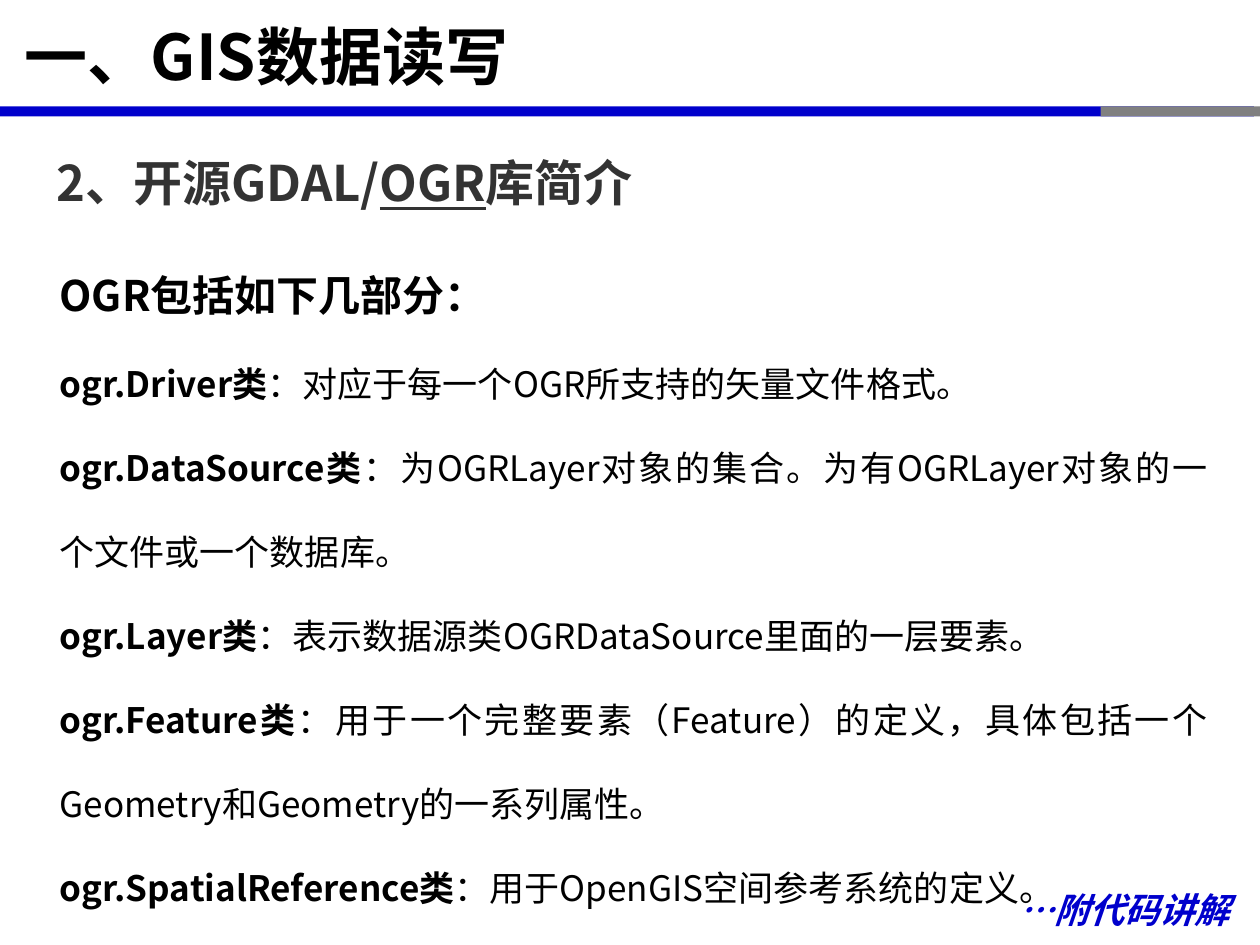
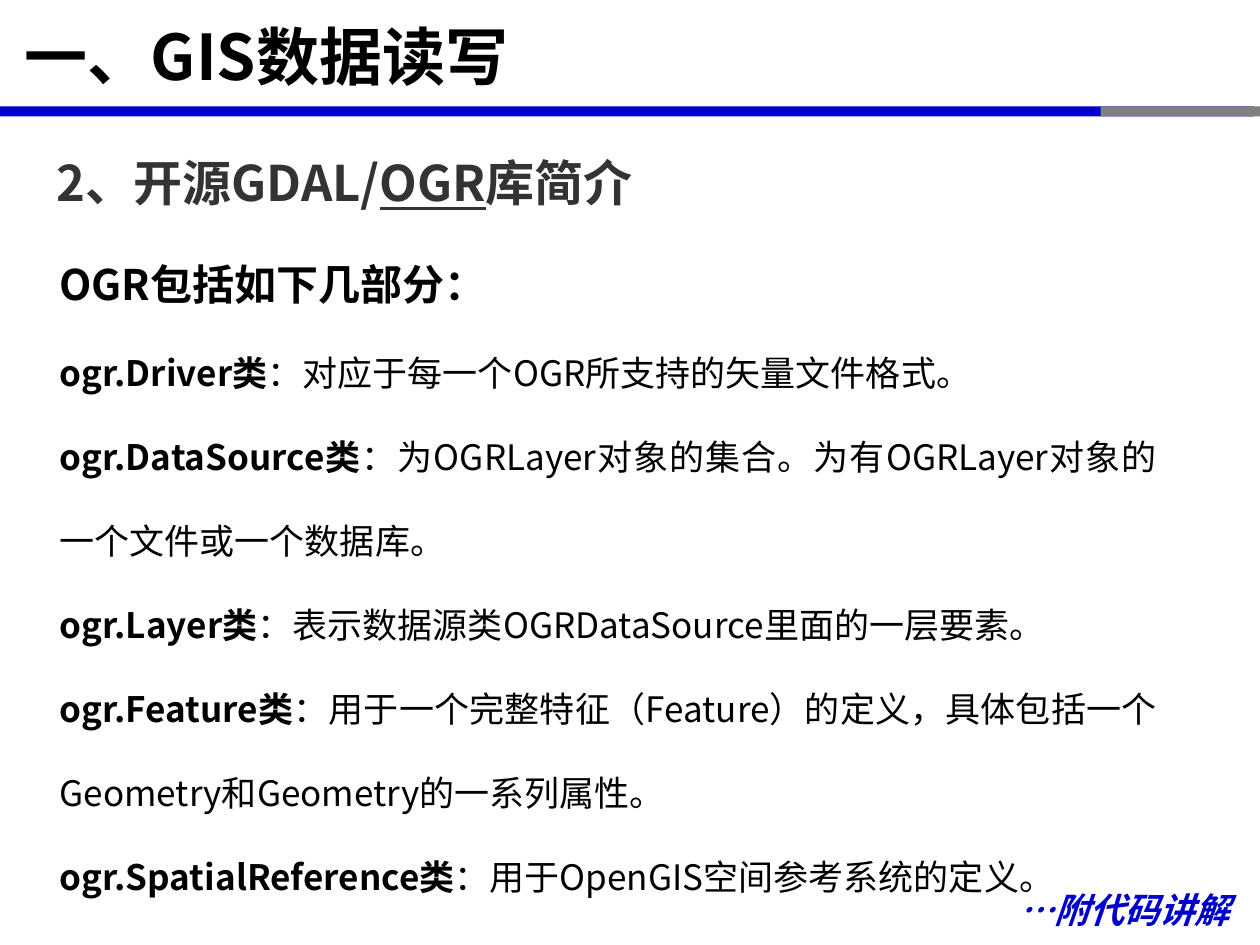
Before and after one commit to xinluo2018/open-source-gis-course, a slide deck: slide 13 of 第4章-矢量数据处理-8课时/第4章-矢量数据处理.pptx. Drawn at 1260x945 pixels with LibreOffice and Linux fonts; fonts in the diff are those of the drawing. Boxes give left, top, right and bottom in pixels: in the first picture for what was removed or moved away, otherwise in the second. Text is boxed around its words. In the diff, an @@ line names an element or a change of style, - is before the commit and + after.

```diff
--- a/第4章-矢量数据处理-8课时/第4章-矢量数据处理.pptx
+++ b/第4章-矢量数据处理-8课时/第4章-矢量数据处理.pptx
@@ text "OGR包括如下几部分：": place and size @@
-text "OGR包括如下几部分：" at [60, 275, 1208, 911]
+text "OGR包括如下几部分：" at [60, 264, 1157, 899]
@@ text at [60, 692, 1157, 814]: text changed @@
-ogr.Feature类：用于一个完整要素（Feature）的定义，具体包括一个Geometry和Geometry的一系列属性。
+ogr.Feature类：用于一个完整特征（Feature）的定义，具体包括一个Geometry和Geometry的一系列属性。
```
Also in this commit, not shown: 4 other slides changed, 25 other files.
